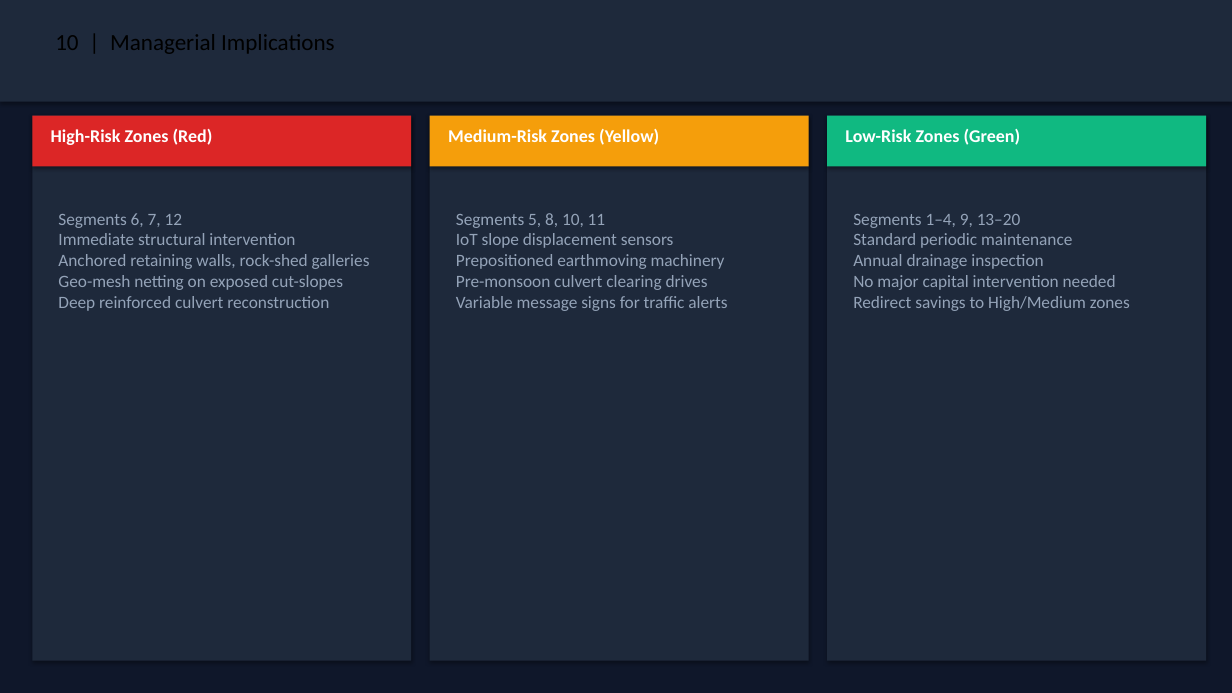
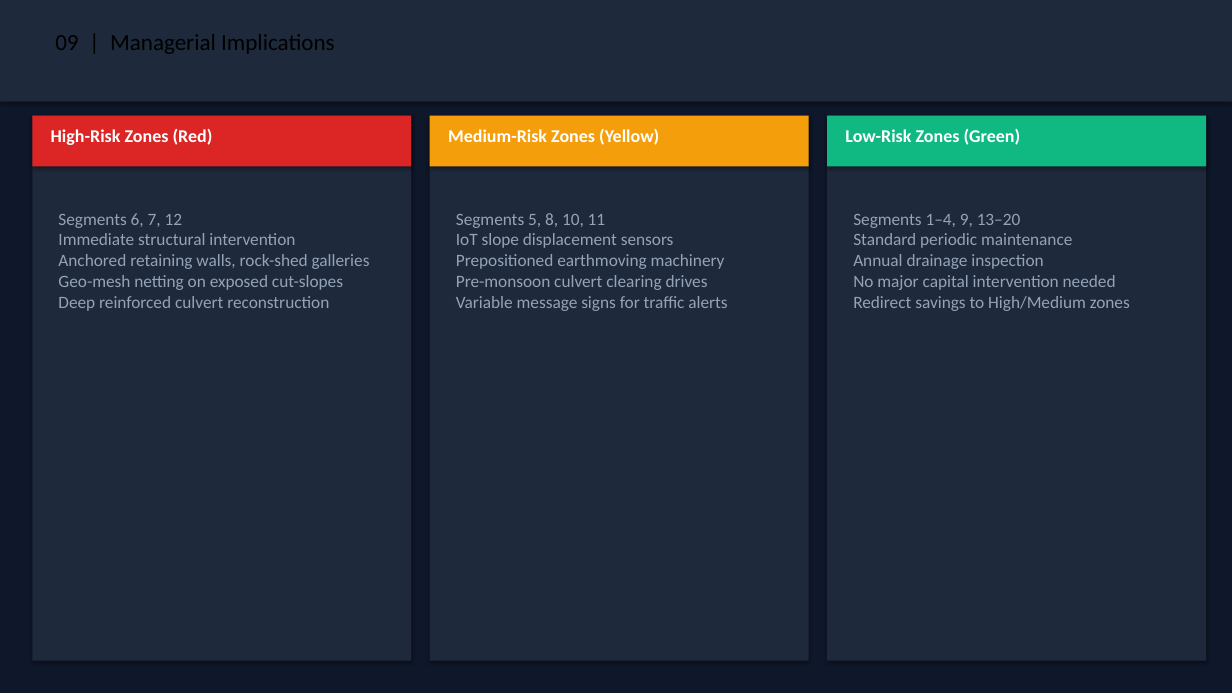
Before and after one commit to agra-ankit/OR, a slide deck: slide 10 of Highway_Risk_Assessment_OR_Project.pptx (slide 11 before the commit). Drawn at 1232x693 pixels with LibreOffice and Linux fonts; fonts in the diff are those of the drawing. Boxes give left, top, right and bottom in pixels: in the first picture for what was removed or moved away, otherwise in the second. Text is boxed around its words. In the diff, an @@ line names an element or a change of style, - is before the commit and + after.

```diff
--- a/Highway_Risk_Assessment_OR_Project.pptx
+++ b/Highway_Risk_Assessment_OR_Project.pptx
@@ text at box(55, 34, 335, 54): text changed @@
-10 | Managerial Implications
+09 | Managerial Implications
```
Also in this commit, not shown: 5 other slides changed, 1 slide removed, 4 other files.
